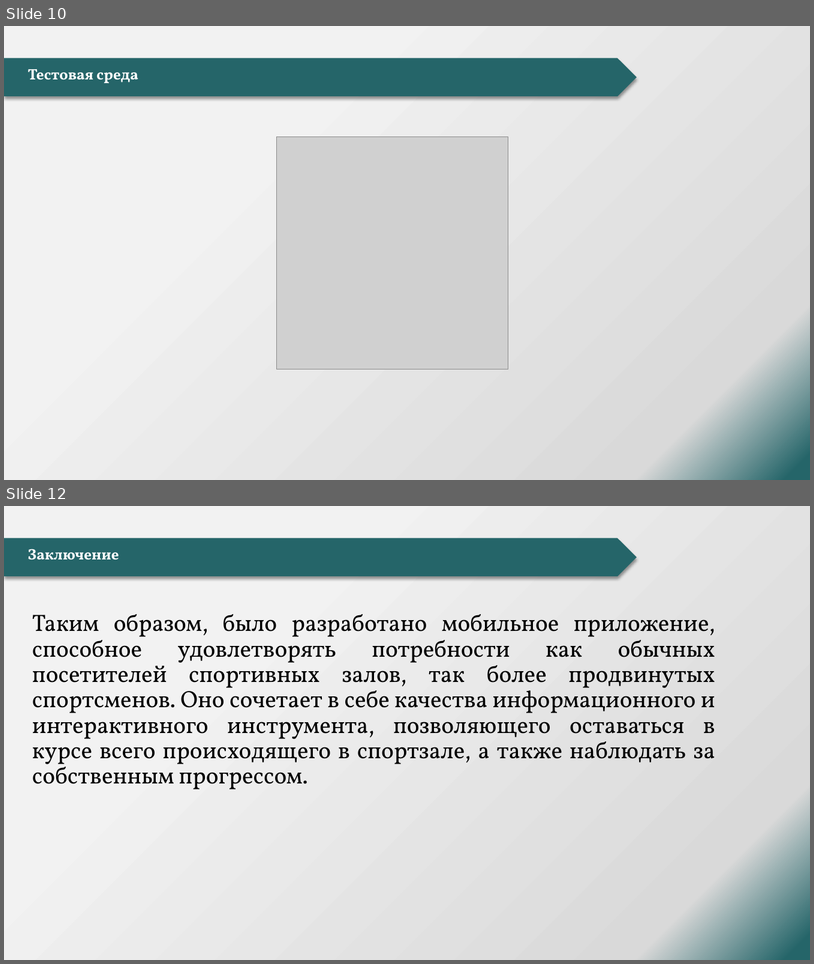
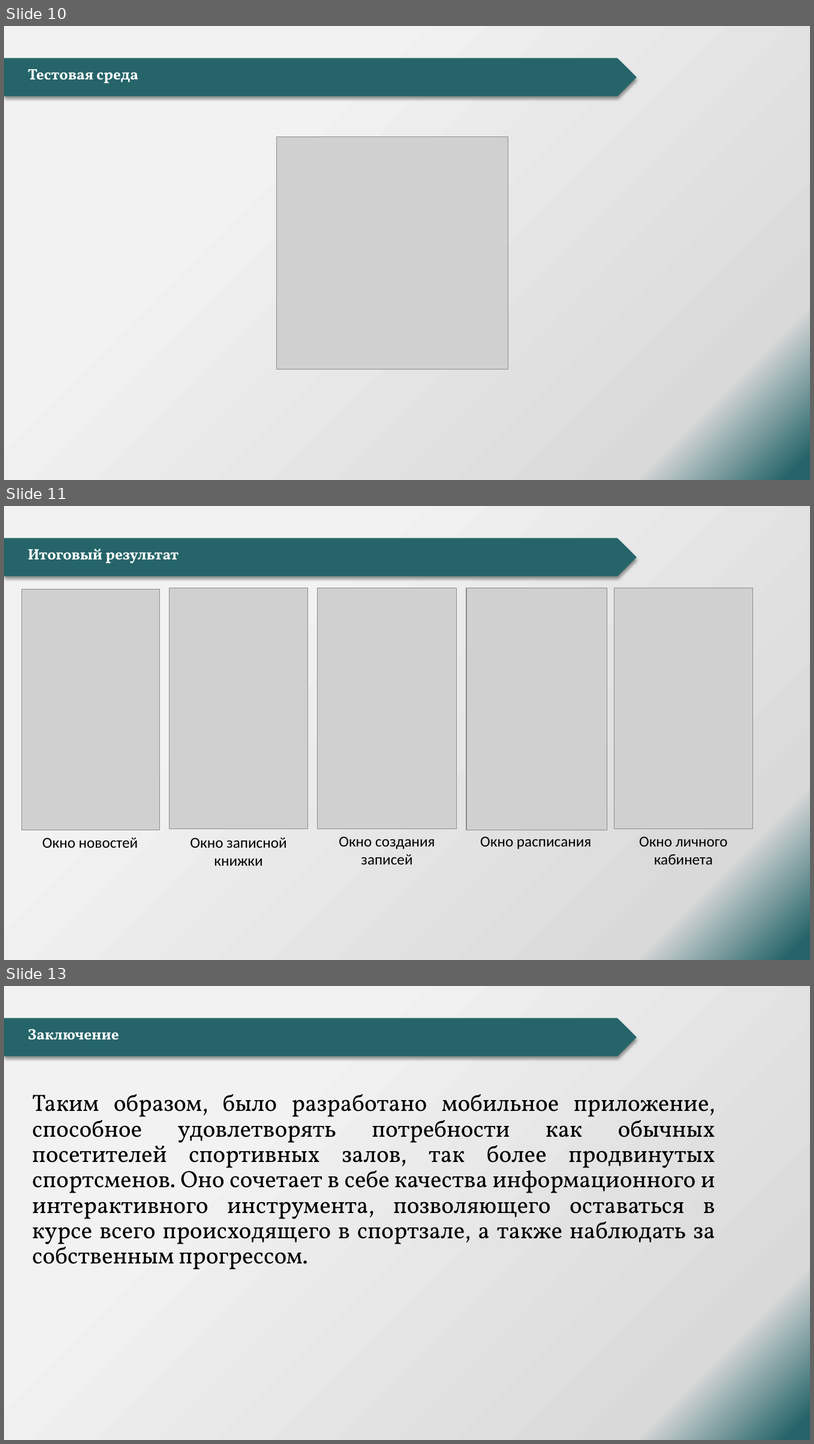
Before and after one commit to ALKOTS/Diplom, a slide deck: Данилин А.А.pptx. Shown one above the other, each under a label of ours: slides 10 and 12 before the commit, slides 10, 11 and 13 after it; the slides between them are not shown. The pictures are 814x964 and 814x1444 pixels, drawn with LibreOffice and Linux fonts; fonts in the diff are those of the drawing; grey boxes stand for pictures; background and template pictures are left out. Boxes give left, top, right and bottom in pixels: in the first picture for what was removed or moved away, otherwise in the second. Text is boxed around its words. In the diff, an @@ line names an element or a change of style, - is before the commit and + after.

```diff
--- a/Данилин А.А.pptx
+++ b/Данилин А.А.pptx
@@ slide 11 added at <box>4,506,810,960</box>, background gradient #F2F2F2 to #D9D9D9 to #256569; not listed: 1 template element that a slide beside it also shows @@
@@ title added at <box>28,549,179,564</box>, 18 pt, text #FFFFFF, bold @@
+Итоговый результат
@@ picture added at <box>21,589,159,829</box> @@
@@ picture added at <box>169,588,308,828</box> @@
@@ picture added at <box>317,588,456,828</box> @@
@@ picture added at <box>467,588,607,829</box> @@
@@ picture added at <box>614,588,753,828</box> @@
@@ text added at <box>42,837,138,847</box>, 18 pt, text #000000 @@
+Окно новостей
@@ text added at <box>190,837,287,865</box>, 18 pt, text #000000 @@
+Окно записной книжки
@@ text added at <box>339,836,435,864</box>, 18 pt, text #000000 @@
+Окно создания записей
@@ text added at <box>480,836,591,849</box>, 18 pt, text #000000 @@
+Окно расписания
@@ text added at <box>639,836,728,864</box>, 18 pt, text #000000 @@
+Окно личного кабинета
@@ what was slide 12 is now slide 13 @@
```
Also in this commit, not shown: 5 slides changed, 3 other files.
